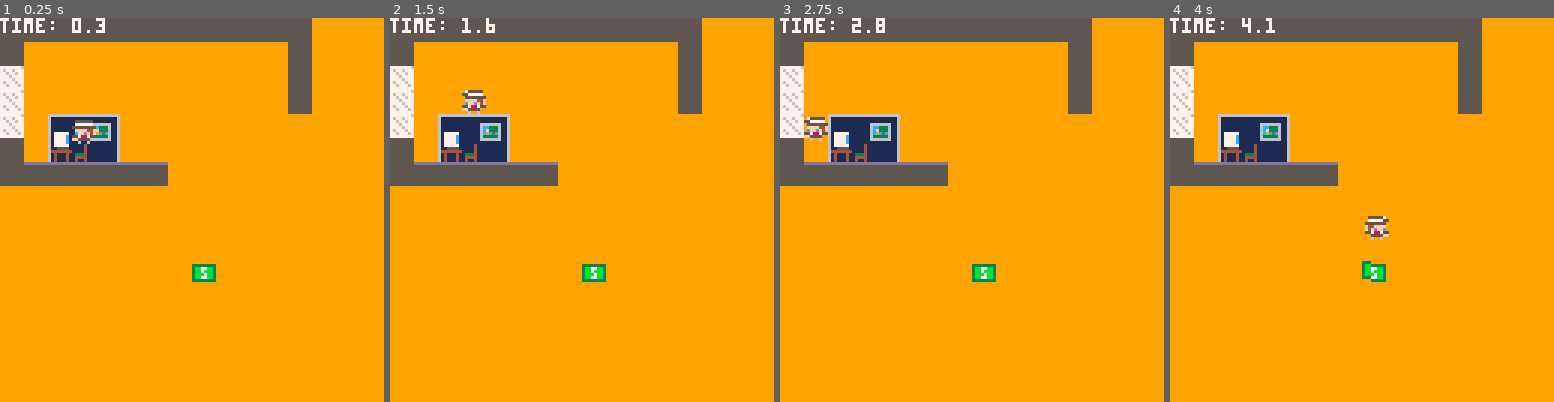
Above: before the commit, frames 1-4 (left to right).
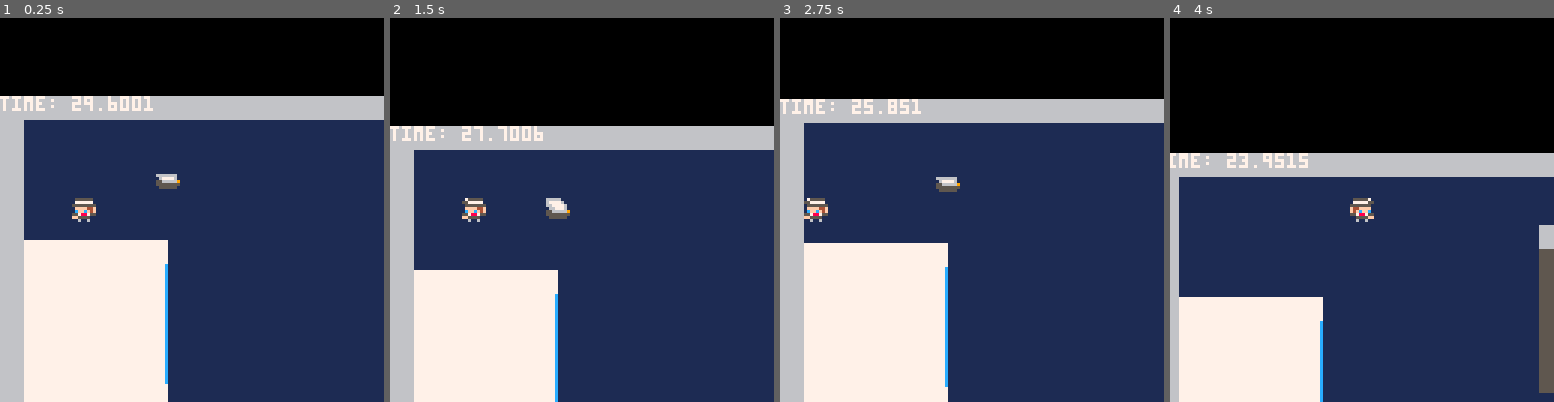
Above: after the commit, the same moments.

Repository: MillsLogan/time_is_money
Game: PICO-8 cartridge pico_8_main.p8
Same seed, same stepped clock (60 frames per second), same inputs: the game is played once before the commit and once after it.
Inputs:
- Up to frame 1 (0.25 s): no input
- Up to frame 2 (1.5 s): tap X (X key) at 1.07 s
- Up to frame 3 (2.75 s): hold Left 1.97-2.37 s; tap X (X key) at 2.07, 2.4, 2.73 s
- Up to frame 4 (4 s): hold Right 2.87-3.53 s; tap X (X key) at 3.07, 3.4, 3.73 s

The runs differ from the first frame. In frame 1, 99% of the frame differs, in the area x 0-100%, y 0-100%; in frame 2, 99%; in frame 3, 98%; in frame 4, 100%.

Commit message:
Reworked sprites and game to make the man small and the room bigger

Diff:
--- a/camera.lua
+++ b/camera.lua
@@ -7,8 +7,8 @@
 
 
  function cam:update()
-    self.x = 0 --player.x - 64 + (player.w / 2)
-    self.y = 0
+    self.x = player.x - 64 + (player.w / 2)
+    self.y = player.y - 64 + (player.h / 2)
     if self.x < map_start then
         self.x = map_start
     end
--- /dev/null
+++ b/enemy.lua
@@ -0,0 +1,43 @@
+function new_enemy(_x, _y, animation)
+    local enemy = {
+        x = _x,
+        y = _y,
+        w = 8,
+        h = 8,
+        anim = animation,
+        defated = false
+    }
+
+    function enemy:update()
+        if self.defated then
+            return
+        end
+        self.anim:update()
+    end
+
+    function enemy:draw()
+        if self.defeated then
+            return
+        end
+        spr(self.anim.sp, self.x, self.y)
+    end
+
+    return enemy
+end
+
+function new_fly(x, y)
+    local fly = new_enemy(x,y, new_animation(80,83,0.1,0))
+
+    function fly:check_collision(player)
+        if self.defeated then
+            return
+        end
+
+        if player.x + player.w > self.x and player.x < self.x + self.w and player.y + player.h > self.y and player.y < self.y + self.h then
+            player.dy = player.jumppower
+            self.defeated = true
+            return true
+        end
+    end
+    return fly
+end
--- a/main.lua
+++ b/main.lua
@@ -2,27 +2,40 @@
 
 
 function _init()
-  last_time=time()
+  timer=30
   gravity=0.3
   groundfriction=0.70
   airfriction=0.98
-  collectables = {new_money(64, 80), new_money(10, 164), new_money(20, 164)}
-
+  collectables = {new_money(6*8, 13*8)}
+  enemies = {new_fly(52,24)}
 
   --map limits
   map_start=0
   map_end=1024
 end
 
+function reset()
+  player:reset()
+  timer=30
+  collectables = {new_money(64, 80), new_money(10, 164), new_money(20, 164)}
+end
 
 function _update()
-  delta_t=time()-last_time
-  last_time=time()
+  timer-=0.05
 
+  if timer<=0 then
+    reset()
+    return
+  end
   player:update()
   for i=1,#collectables do
     collectables[i]:check_collision(player)
     collectables[i]:update()
+  end
+
+  for i=1,#enemies do
+    enemies[i]:check_collision(player)
+    enemies[i]:update()
   end
 
   cam:update()
@@ -35,8 +48,13 @@
   for i=1,#collectables do
     collectables[i]:draw()
   end
+
+  for i=1,#enemies do
+    enemies[i]:draw()
+  end
+
   player:draw()
-  print("time: "..ceil(time()*10)/10, cam.x, cam.y, 7)
+  print("time: "..timer, 0, 0, 7)
 end
 
 function collide_map(obj,aim,flag)
--- a/pico_8_main.p8
+++ b/pico_8_main.p8
@@ -4,6 +4,7 @@
 #include animation.lua
 #include player.lua
 #include collectable.lua
+#include enemy.lua
 #include camera.lua
 #include main.lua
 
@@ -48,32 +49,46 @@
 
 
 
+…(8 lines of a section not shown)…
 __gff__
-0000000001000000000000000000000000000000010000000000000000000000000100000000000000000000000000000000000000000000000000000000000000000000000000000000000000000000000000000000000000000000000000000000000000000000000000000000000000000000000000000000000000000000
+0001010001000000000000000000000000010001010000000000000000000000000100000000000000000000000000000000000000000000000000000000000000000000000000000000000000000000000000000000000000000000000000000000000000000000000000000000000000000000000000000000000000000000
 0000000000000000000000000000000000000000000000000000000000000000000000000000000000000000000000000000000000000000000000000000000000000000000000000000000000000000000000000000000000000000000000000000000000000000000000000000000000000000000000000000000000000000
 __map__
-0404040404040404040404040422222222222222222222222222222222222222222222000000000000000000000000000000000000000000000000000000000000000000000000000000000000000000000000000000000000000000000000000000000000000000000000000000000000000000000000000000000000000000
-0422222222222222222222220422222222222222222222222222222222222222222222000000000000000000000000000000000000000000000000000000000000000000000000000000000000000000000000000000000000000000000000000000000000000000000000000000000000000000000000000000000000000000
-1422222222222222222222220422222222222222222222222222222222222222222222000000000000000000000000000000000000000000000000000000000000000000000000000000000000000000000000000000000000000000000000000000000000000000000000000000000000000000000000000000000000000000
-1422222222222222222222220422222222222222222222222222222222222222222222000000000000000000000000000000000000000000000000000000000000000000000000000000000000000000000000000000000000000000000000000000000000000000000000000000000000000000000000000000000000000000
-1422010203222222222222222222222222222222222222222222222222222222222222000000000000000000000000000000000000000000000000000000000000000000000000000000000000000000000000000000000000000000000000000000000000000000000000000000000000000000000000000000000000000000
-0422111213222222222222222222222222222222222222222222222222222222222222000000000000000000000000000000000000000000000000000000000000000000000000000000000000000000000000000000000000000000000000000000000000000000000000000000000000000000000000000000000000000000
-0421212121212122222222222222222222222222222222222222222222222222222222000000000000000000000000000000000000000000000000000000000000000000000000000000000000000000000000000000000000000000000000000000000000000000000000000000000000000000000000000000000000000000
-2222222222222222222222222222222222222222222222222222222222222222222222000000000000000000000000000000000000000000000000000000000000000000000000000000000000000000000000000000000000000000000000000000000000000000000000000000000000000000000000000000000000000000
-2222222222222222222222222222222222222222222222222222222222222222222222000000000000000000000000000000000000000000000000000000000000000000000000000000000000000000000000000000000000000000000000000000000000000000000000000000000000000000000000000000000000000000
-2222222222222222222222222222222222222222222222222222222222222222222222000000000000000000000000000000000000000000000000000000000000000000000000000000000000000000000000000000000000000000000000000000000000000000000000000000000000000000000000000000000000000000
-2222222222222222222222222222222222222222222222222222222222222222222222000000000000000000000000000000000000000000000000000000000000000000000000000000000000000000000000000000000000000000000000000000000000000000000000000000000000000000000000000000000000000000
-2222222222222222222222222222222222222222222222222222222222222222222222000000000000000000000000000000000000000000000000000000000000000000000000000000000000000000000000000000000000000000000000000000000000000000000000000000000000000000000000000000000000000000
-2222222222222222222222222222222222222222222222222222222222222222222222000000000000000000000000000000000000000000000000000000000000000000000000000000000000000000000000000000000000000000000000000000000000000000000000000000000000000000000000000000000000000000
-2222222222222222222222222222222222222222222222222222222222222222222222000000000000000000000000000000000000000000000000000000000000000000000000000000000000000000000000000000000000000000000000000000000000000000000000000000000000000000000000000000000000000000
-2222222222222222222222222222222222222222222222222222222222222222222222000000000000000000000000000000000000000000000000000000000000000000000000000000000000000000000000000000000000000000000000000000000000000000000000000000000000000000000000000000000000000000
-2222222222222222222222222222222222222222222222222222222222222222222222000000000000000000000000000000000000000000000000000000000000000000000000000000000000000000000000000000000000000000000000000000000000000000000000000000000000000000000000000000000000000000
-2222222222222222222222222222222222222222222222222222222222222222222222000000000000000000000000000000000000000000000000000000000000000000000000000000000000000000000000000000000000000000000000000000000000000000000000000000000000000000000000000000000000000000
-2222222222222222222222222222222222222222222222222222222222222222222222000000000000000000000000000000000000000000000000000000000000000000000000000000000000000000000000000000000000000000000000000000000000000000000000000000000000000000000000000000000000000000
-2222222222222222222222222222222222222222222222222222222222222222222222000000000000000000000000000000000000000000000000000000000000000000000000000000000000000000000000000000000000000000000000000000000000000000000000000000000000000000000000000000000000000000
-2222222222222222222222222222222222222222222222222222222222222222222222000000000000000000000000000000000000000000000000000000000000000000000000000000000000000000000000000000000000000000000000000000000000000000000000000000000000000000000000000000000000000000
-2222222222222222222222222222222222222222222222222222222222222222222222000000000000000000000000000000000000000000000000000000000000000000000000000000000000000000000000000000000000000000000000000000000000000000000000000000000000000000000000000000000000000000
-2222222222222222222222222222222222222222222222222222222222222222222222000000000000000000000000000000000000000000000000000000000000000000000000000000000000000000000000000000000000000000000000000000000000000000000000000000000000000000000000000000000000000000
-2222222222222222222222222222222222222222222222222222222222222222222222000000000000000000000000000000000000000000000000000000000000000000000000000000000000000000000000000000000000000000000000000000000000000000000000000000000000000000000000000000000000000000
-2222222222222222222222222222222222222222222222222222222222222222222222000000000000000000000000000000000000000000000000000000000000000000000000000000000000000000000000000000000000000000000000000000000000000000000000000000000000000000000000000000000000000000
-2121212121212121212121212121212121000000000000000000000000000000000000000000000000000000000000000000000000000000000000000000000000000000000000000000000000000000000000000000000000000000000000000000000000000000000000000000000000000000000000000000000000000000
+1313131313131313131313131313131313131313131313131313131313131313131313131313131303030303030303030303030000000000000000000000000000000000000000000000000000000000000000000000000000000000000000000000000000000000000000000000000000000000000000000000000000000000
+1303030303030303030303030303030303030303030303030303030303030303030303030303031303030303030303030303030000000000000000000000000000000000000000000000000000000000000000000000000000000000000000000000000000000000000000000000000000000000000000000000000000000000
+1303030303030303030303030303030303131313130303030303030303030303030303030303031303030303030303030303030000000000000000000000000000000000000000000000000000000000000000000000000000000000000000000000000000000000000000000000000000000000000000000000000000000000
+1303030303030303030303030303030313030303031303030303030303030303030303030303031303030303030303030303030000000000000000000000000000000000000000000000000000000000000000000000000000000000000000000000000000000000000000000000000000000000000000000000000000000000
+1303030303030303030303030303030304040404040403030303030303030303030303030303031303030303030303030303030000000000000000000000000000000000000000000000000000000000000000000000000000000000000000000000000000000000000000000000000000000000000000000000000000000000
+1303030303030303030303030303030304090a0b0c0403030303030303030303030303030303031303030303030303030303030000000000000000000000000000000000000000000000000000000000000000000000000000000000000000000000000000000000000000000000000000000000000000000000000000000000
+1302020202020203030303030303030304191a1b1c0403030303030303030303030303030303031303030303030303030303030000000000000000000000000000000000000000000000000000000000000000000000000000000000000000000000000000000000000000000000000000000000000000000000000000000000
+1302020202021103030303030303030304292a2b2c0403030303030303030303030303030303031303030303030303030303030000000000000000000000000000000000000000000000000000000000000000000000000000000000000000000000000000000000000000000000000000000000000000000000000000000000
+1302020202021103030303030303030304393a3b3c0403030303030303030303030303030303031303030303030303030303030000000000000000000000000000000000000000000000000000000000000000000000000000000000000000000000000000000000000000000000000000000000000000000000000000000000
+1302020202021103030303030303030304040404040403030303030303030303030303030303031303030303030303030303030000000000000000000000000000000000000000000000000000000000000000000000000000000000000000000000000000000000000000000000000000000000000000000000000000000000
+1302020202021103030303030303030303030303030303030303030303030303030303030303031303030303030303030303030000000000000000000000000000000000000000000000000000000000000000000000000000000000000000000000000000000000000000000000000000000000000000000000000000000000
+1302020202021103030303030303030303030303030303030303030303030303030303030303031303030303030303030303030000000000000000000000000000000000000000000000000000000000000000000000000000000000000000000000000000000000000000000000000000000000000000000000000000000000
+1302020202020203030303030303030303030303030303030303030303030303030303030303031303030303030303030303030000000000000000000000000000000000000000000000000000000000000000000000000000000000000000000000000000000000000000000000000000000000000000000000000000000000
+1303020202020303030303030303030303030303030303030303030303030303030303030303031303030303030303030303030000000000000000000000000000000000000000000000000000000000000000000000000000000000000000000000000000000000000000000000000000000000000000000000000000000000
+1302020202020203030303030303030303030303030303030303030303030303030303030303031303030303030303030303030000000000000000000000000000000000000000000000000000000000000000000000000000000000000000000000000000000000000000000000000000000000000000000000000000000000
+1302020202020203030303030303030303031203030303030303030303030303030303030303031303030303030303030303030000000000000000000000000000000000000000000000000000000000000000000000000000000000000000000000000000000000000000000000000000000000000000000000000000000000
+1301010101010101010101030303030303031203030303030303030303030303030303030303031303030303030303030303030000000000000000000000000000000000000000000000000000000000000000000000000000000000000000000000000000000000000000000000000000000000000000000000000000000000
+1303010303030303030103030303030303031203030303030303030303030303030303030303031303030303030303030303030000000000000000000000000000000000000000000000000000000000000000000000000000000000000000000000000000000000000000000000000000000000000000000000000000000000
+1303010303030303030103030303030303031203030303030303030303030303030303030303031303030303030303030303030000000000000000000000000000000000000000000000000000000000000000000000000000000000000000000000000000000000000000000000000000000000000000000000000000000000
+1303010303030303030103030303030303031203030303030303030303030303030303030303031303030303030303030303030000000000000000000000000000000000000000000000000000000000000000000000000000000000000000000000000000000000000000000000000000000000000000000000000000000000
+1303010303030303030103030301010101010103030303030303030303030303030303030303031303030303030303030303030000000000000000000000000000000000000000000000000000000000000000000000000000000000000000000000000000000000000000000000000000000000000000000000000000000000
+1303010303030303030103030301030303030103030303030303030303030303030303030303031303030303030303030303030000000000000000000000000000000000000000000000000000000000000000000000000000000000000000000000000000000000000000000000000000000000000000000000000000000000
+1303010303030303030103030301030303030103030303030303030303030303030303030303031303030303030303030303030000000000000000000000000000000000000000000000000000000000000000000000000000000000000000000000000000000000000000000000000000000000000000000000000000000000
+1303010303030303030103030301030303030103030303030303030303030303030303030303031303030303030303030303030000000000000000000000000000000000000000000000000000000000000000000000000000000000000000000000000000000000000000000000000000000000000000000000000000000000
+1303010303030303030103030301030303030103030303030303030303030303030303030303031303030303030303030303030000000000000000000000000000000000000000000000000000000000000000000000000000000000000000000000000000000000000000000000000000000000000000000000000000000000
+1303010303030303030103030301030303030103030303030303030303030303030303030303031303030303030303030303030000000000000000000000000000000000000000000000000000000000000000000000000000000000000000000000000000000000000000000000000000000000000000000000000000000000
+2121212121212121212121212121212121212121212121212121212121212121212121212121212103030303030303030303030000000000000000000000000000000000000000000000000000000000000000000000000000000000000000000000000000000000000000000000000000000000000000000000000000000000
+0404040404040404040404040404040404040404040404040404040404040404040404040404040403030303030303030303030000000000000000000000000000000000000000000000000000000000000000000000000000000000000000000000000000000000000000000000000000000000000000000000000000000000
+0303030303030303030303030303030303030303030303030303030303030303030303030303030303030303030303030303030000000000000000000000000000000000000000000000000000000000000000000000000000000000000000000000000000000000000000000000000000000000000000000000000000000000
+0303030303030303030303030303030303030303030303030303030303030303030303030303030303030303030303030303030000000000000000000000000000000000000000000000000000000000000000000000000000000000000000000000000000000000000000000000000000000000000000000000000000000000
+0303030303030303030303030303030303030303030303030303030303030303030303030303030303030303030303030303030000000000000000000000000000000000000000000000000000000000000000000000000000000000000000000000000000000000000000000000000000000000000000000000000000000000
--- a/player.lua
+++ b/player.lua
@@ -17,6 +17,14 @@
     onwall = "none"
  }
 
+ function player:reset()
+    self.x = 24
+    self.y = 24
+    self.dx = 0
+    self.dy = 0
+    self.xflp = true
+    self.onwall = "none"
+ end
 
 function player:update()
     self:input()
@@ -87,11 +95,11 @@
     if btn(5) and self.onground then
         self.dy = self.jumppower
     elseif btn(5) and self.onwall == "right" then
-        self.dy = self.jumppower / 2
+        self.dy = self.jumppower
         self.dx = -self.walljump
         self.onwall = "none"
     elseif btn(5) and self.onwall == "left" then
-        self.dy = self.jumppower / 2
+        self.dy = self.jumppower
         self.dx = self.walljump
         self.onwall = "none"
     end
Not shown, changed: 40 lines of the sprite sheet (__gfx__) section of pico_8_main.p8
